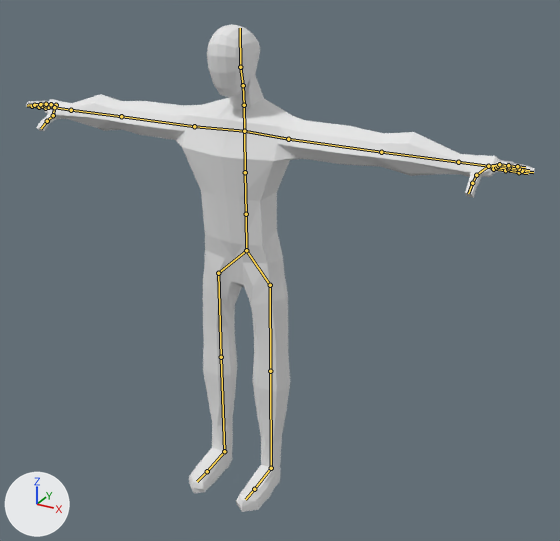
One commit to the Blender file Models/Player.blend: the scene before it, then after it.
Rendered twice from a camera (50 mm lens) standing at (3.33, -5.4, 4.89) and looking at (0.3, 0.1, 2.14). Every picture has the same lights, and +X, +Y and +Z are marked at lower left. The bones that bend it are drawn over the model as lines.
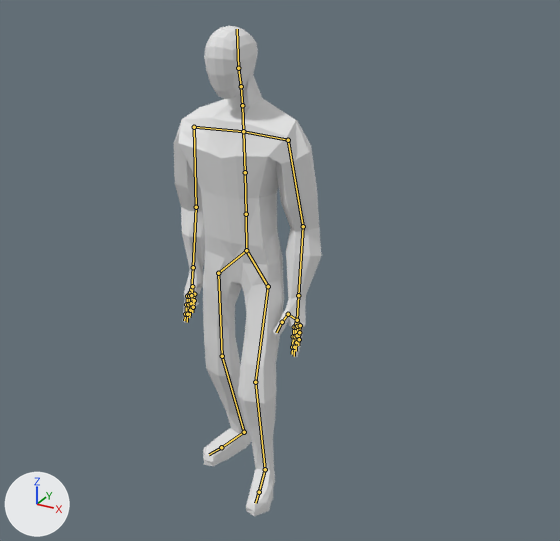
The newer file adds an action. The first version stands in its rest pose; the second is drawn at frame 0 of the action 'Idle'.

Location of each change, (x1, y1, x2, y2) in pixels of the pictures (560 x 541 px):
'Cube', posed (71% narrower): before (26, 24, 535, 512); after (174, 26, 322, 516)
bone 'Spine3', root to tip: before (245, 172) to (244, 131); after (245, 172) to (243, 131)
bone 'UpperArm.L', root to tip: before (288, 139) to (381, 152); after (288, 140) to (303, 226)
bone 'LowerArm.L', root to tip: before (381, 152) to (458, 162); after (303, 226) to (298, 295)
bone 'Hand.L.018', root to tip: before (476, 175) to (472, 183); after (288, 314) to (282, 322)
bone 'Hand.L.019', root to tip: before (472, 183) to (468, 193); after (282, 322) to (276, 332)
bone 'UpperArm.R', root to tip: before (194, 126) to (121, 116); after (194, 127) to (196, 207)
bone 'LowerArm.R', root to tip: before (121, 116) to (71, 110); after (196, 207) to (193, 267)
bone 'Hand.R', root to tip: before (71, 110) to (54, 107); after (193, 267) to (191, 289)
bone 'Hand.R.018', root to tip: before (53, 115) to (47, 121); after (192, 286) to (191, 295)
bone 'Hand.R.019', root to tip: before (47, 121) to (41, 128); after (191, 295) to (194, 304)
bone 'Hip.L', root to tip: before (246, 250) to (270, 285); after (246, 250) to (268, 286)
bone 'Thigh.L', root to tip: before (270, 285) to (270, 371); after (268, 286) to (255, 382)
bone 'Calf.L', root to tip: before (270, 371) to (271, 468); after (255, 382) to (265, 469)
bone 'Foot.L', root to tip: before (271, 468) to (254, 489); after (265, 469) to (259, 492)
bone 'Thigh.R', root to tip: before (218, 273) to (221, 357); after (218, 273) to (222, 356)
bone 'Calf.R', root to tip: before (221, 357) to (224, 451); after (222, 356) to (244, 432)
bone 'Foot.R', root to tip: before (224, 451) to (207, 471); after (244, 432) to (221, 447)

Diff of the bpy script that builds the scene:
```diff
--- a/Models/Player.blend.py
+++ b/Models/Player.blend.py
@@ bone_spine3 @@
 bone_spine3 = bpy.data.objects['Armature'].pose.bones['Spine3']  # child of 'Spine2'
-bone_spine3.rotation_quaternion = (1.0, 0.0, 0.0, 0.0)  # degrees (0, 0, 0)
+bone_spine3.rotation_quaternion = (1.0, 0.018, 0.0, 0.0)  # degrees (2, 0, 0)
@@ bone_upperarm_l @@
 bone_upperarm_l = bpy.data.objects['Armature'].pose.bones['UpperArm.L']  # child of 'Shoulder.L'
-bone_upperarm_l.rotation_quaternion = (1.0, 0.0, 0.0, 0.0)  # degrees (0, 0, 0)
+bone_upperarm_l.rotation_quaternion = (0.733, -0.675, 0.056, 0.061)  # degrees (-85, 9, 1)
@@ bone_lowerarm_l @@
 bone_lowerarm_l = bpy.data.objects['Armature'].pose.bones['LowerArm.L']  # child of 'UpperArm.L'
-bone_lowerarm_l.rotation_quaternion = (1.0, 0.0, 0.0, 0.0)  # degrees (0, 0, 0)
+bone_lowerarm_l.rotation_quaternion = (0.968, -0.007, -0.05, -0.246)  # degrees (1, -6, -29)
@@ bone_hand_l_018 @@
 bone_hand_l_018 = bpy.data.objects['Armature'].pose.bones['Hand.L.018']  # child of 'Hand.L.017'
-bone_hand_l_018.rotation_quaternion = (1.0, 0.0, 0.0, 0.0)  # degrees (0, 0, 0)
+bone_hand_l_018.rotation_quaternion = (0.914, 0.026, -0.082, 0.396)  # degrees (-1, -10, 47)
@@ bone_hand_l_019 @@
 bone_hand_l_019 = bpy.data.objects['Armature'].pose.bones['Hand.L.019']  # child of 'Hand.L.018'
-bone_hand_l_019.rotation_quaternion = (1.0, 0.0, 0.0, 0.0)  # degrees (0, 0, 0)
+bone_hand_l_019.rotation_quaternion = (0.963, -0.036, -0.08, 0.254)  # degrees (-6, -8, 30)
@@ bone_upperarm_r @@
 bone_upperarm_r = bpy.data.objects['Armature'].pose.bones['UpperArm.R']  # child of 'Shoulder.R'
-bone_upperarm_r.rotation_quaternion = (1.0, 0.0, 0.0, 0.0)  # degrees (0, 0, 0)
+bone_upperarm_r.rotation_quaternion = (0.734, -0.607, 0.18, -0.245)  # degrees (-79, -2, -35)
@@ bone_lowerarm_r @@
 bone_lowerarm_r = bpy.data.objects['Armature'].pose.bones['LowerArm.R']  # child of 'UpperArm.R'
-bone_lowerarm_r.rotation_quaternion = (1.0, 0.0, 0.0, 0.0)  # degrees (0, 0, 0)
+bone_lowerarm_r.rotation_quaternion = (0.885, -0.136, 0.446, 0.022)  # degrees (-21, 53, -8)
@@ bone_hand_r @@
 bone_hand_r = bpy.data.objects['Armature'].pose.bones['Hand.R']  # child of 'LowerArm.R'
-bone_hand_r.rotation_quaternion = (1.0, 0.0, 0.0, 0.0)  # degrees (0, 0, 0)
+bone_hand_r.rotation_quaternion = (0.686, -0.029, -0.726, 0.048)  # degrees (63, -97, -62)
@@ bone_hand_r_018 @@
 bone_hand_r_018 = bpy.data.objects['Armature'].pose.bones['Hand.R.018']  # child of 'Hand.R.017'
-bone_hand_r_018.rotation_quaternion = (1.0, 0.0, 0.0, 0.0)  # degrees (0, 0, 0)
+bone_hand_r_018.rotation_quaternion = (0.884, -0.07, -0.049, -0.46)  # degrees (-5, -9, -55)
@@ bone_hand_r_019 @@
 bone_hand_r_019 = bpy.data.objects['Armature'].pose.bones['Hand.R.019']  # child of 'Hand.R.018'
-bone_hand_r_019.rotation_quaternion = (1.0, 0.0, 0.0, 0.0)  # degrees (0, 0, 0)
+bone_hand_r_019.rotation_quaternion = (0.845, -0.006, 0.316, -0.431)  # degrees (-19, 32, -60)
@@ bone_hip_l @@
 bone_hip_l = bpy.data.objects['Armature'].pose.bones['Hip.L']  # child of 'Spine1'
-bone_hip_l.rotation_quaternion = (1.0, 0.0, 0.0, 0.0)  # degrees (0, 0, 0)
+bone_hip_l.rotation_quaternion = (0.999, -0.042, -0.006, 0.0)  # degrees (-5, -1, 0)
@@ bone_thigh_l @@
 bone_thigh_l = bpy.data.objects['Armature'].pose.bones['Thigh.L']  # child of 'Hip.L'
-bone_thigh_l.rotation_quaternion = (1.0, 0.0, 0.0, 0.0)  # degrees (0, 0, 0)
+bone_thigh_l.rotation_quaternion = (0.988, -0.147, 0.007, -0.048)  # degrees (-17, 0, -6)
@@ bone_calf_l @@
 bone_calf_l = bpy.data.objects['Armature'].pose.bones['Calf.L']  # child of 'Thigh.L'
-bone_calf_l.rotation_quaternion = (1.0, 0.0, 0.0, 0.0)  # degrees (0, 0, 0)
+bone_calf_l.rotation_quaternion = (0.973, 0.224, -0.057, -0.004)  # degrees (26, -6, -2)
@@ bone_foot_l @@
 bone_foot_l = bpy.data.objects['Armature'].pose.bones['Foot.L']  # child of 'Calf.L'
-bone_foot_l.rotation_quaternion = (1.0, 0.0, 0.0, 0.0)  # degrees (0, 0, 0)
+bone_foot_l.rotation_quaternion = (0.988, 0.107, -0.024, 0.11)  # degrees (12, -4, 12)
@@ bone_thigh_r @@
 bone_thigh_r = bpy.data.objects['Armature'].pose.bones['Thigh.R']  # child of 'Hip.R'
-bone_thigh_r.rotation_quaternion = (1.0, 0.0, 0.0, 0.0)  # degrees (0, 0, 0)
+bone_thigh_r.rotation_quaternion = (1.0, 0.01, 0.0, 0.0)  # degrees (1, 0, 0)
@@ bone_calf_r @@
 bone_calf_r = bpy.data.objects['Armature'].pose.bones['Calf.R']  # child of 'Thigh.R'
-bone_calf_r.rotation_quaternion = (1.0, 0.0, 0.0, 0.0)  # degrees (0, 0, 0)
+bone_calf_r.rotation_quaternion = (0.986, 0.134, 0.096, -0.004)  # degrees (16, 11, 1)
@@ bone_foot_r @@
 bone_foot_r = bpy.data.objects['Armature'].pose.bones['Foot.R']  # child of 'Calf.R'
-bone_foot_r.rotation_quaternion = (1.0, 0.0, 0.0, 0.0)  # degrees (0, 0, 0)
+bone_foot_r.rotation_quaternion = (0.989, 0.145, 0.021, -0.029)  # degrees (17, 3, -3)
```
